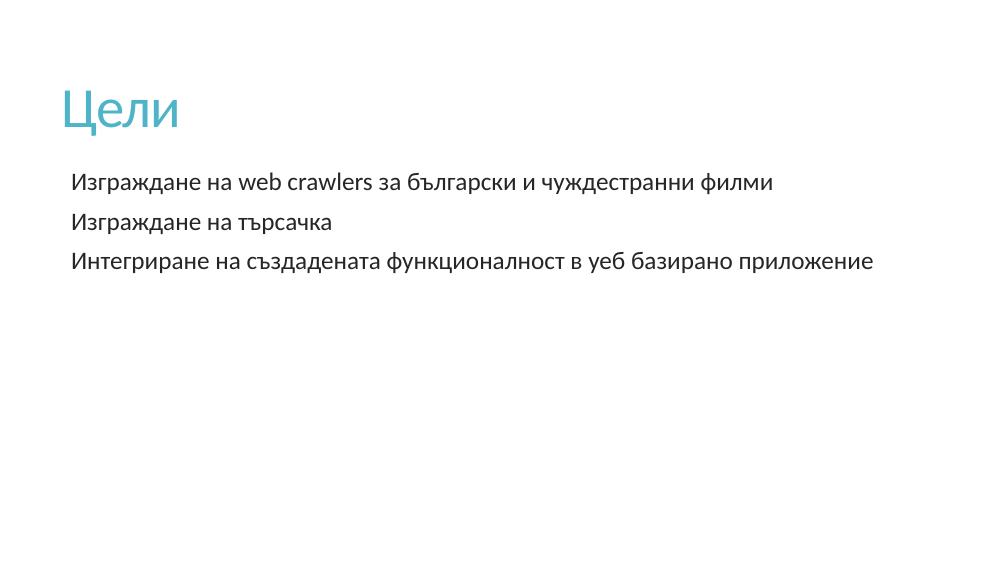
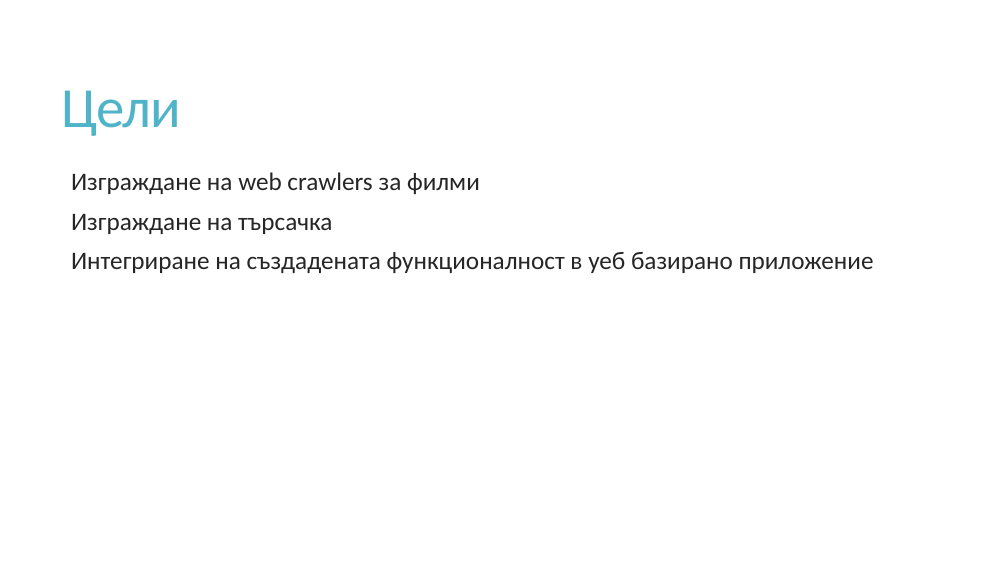
Before and after one commit to ivanovx/fmi-informational-retrieval, a slide deck: slide 2 of docs/Проект.pptx. Drawn at 1008x567 pixels with LibreOffice and Linux fonts; fonts in the diff are those of the drawing. Boxes give left, top, right and bottom in pixels: in the first picture for what was removed or moved away, otherwise in the second. Text is boxed around its words. In the diff, an @@ line names an element or a change of style, - is before the commit and + after.

```diff
--- a/docs/Проект.pptx
+++ b/docs/Проект.pptx
@@ text at [71,172,480,194]: text changed @@
-  Изграждане на web crawlers за български и чуждестранни филми
+  Изграждане на web crawlers за филми
```
Also in this commit, not shown: 2 other slides changed, 1 other file.
